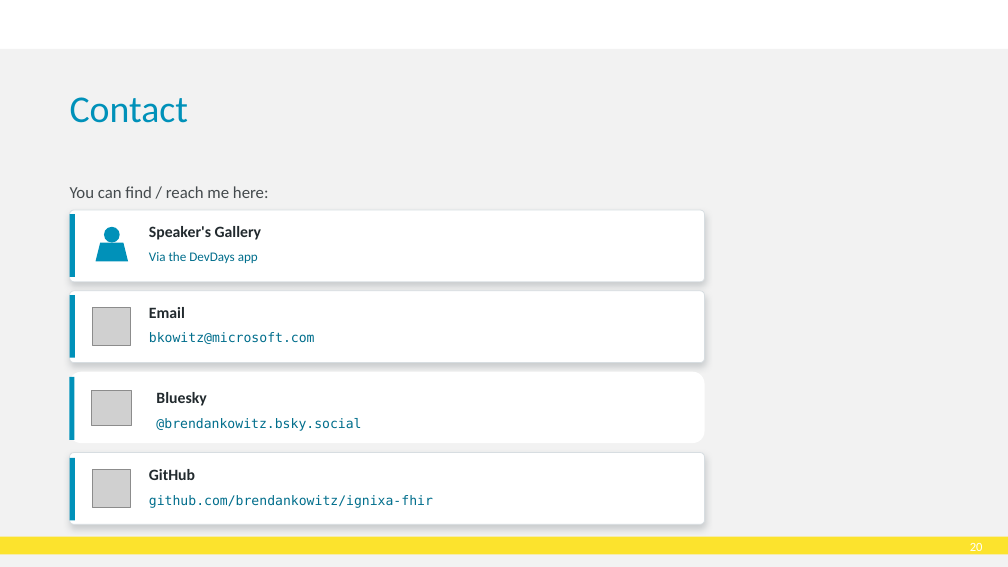
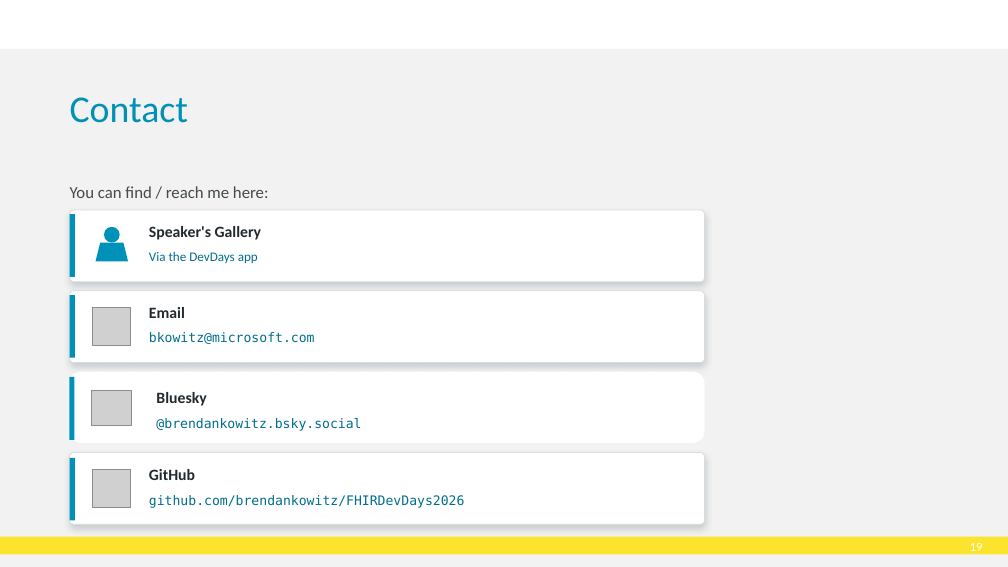
Before and after one commit to brendankowitz/FHIRDevDays2026, a slide deck: slide 19 of talks/talk1-sql-on-fhir/DD26_CT_260616_Brendan-Kowitz_SqlOnFhir.pptx (slide 20 before the commit). Drawn at 1008x567 pixels with LibreOffice and Linux fonts; fonts in the diff are those of the drawing; grey boxes stand for pictures; background and template pictures are left out. Boxes give left, top, right and bottom in pixels: in the first picture for what was removed or moved away, otherwise in the second. Text is boxed around its words. In the diff, an @@ line names an element or a change of style, - is before the commit and + after.

```diff
--- a/talks/talk1-sql-on-fhir/DD26_CT_260616_Brendan-Kowitz_SqlOnFhir.pptx
+++ b/talks/talk1-sql-on-fhir/DD26_CT_260616_Brendan-Kowitz_SqlOnFhir.pptx
@@ text at [149,495,465,508]: text changed @@
-github.com/brendankowitz/ignixa-fhir
+github.com/brendankowitz/FHIRDevDays2026
@@ page number at [970,543,983,551]: text changed @@
-20
+19
```
Also in this commit, not shown: 5 other slides changed, 1 slide added, 2 slides removed.
